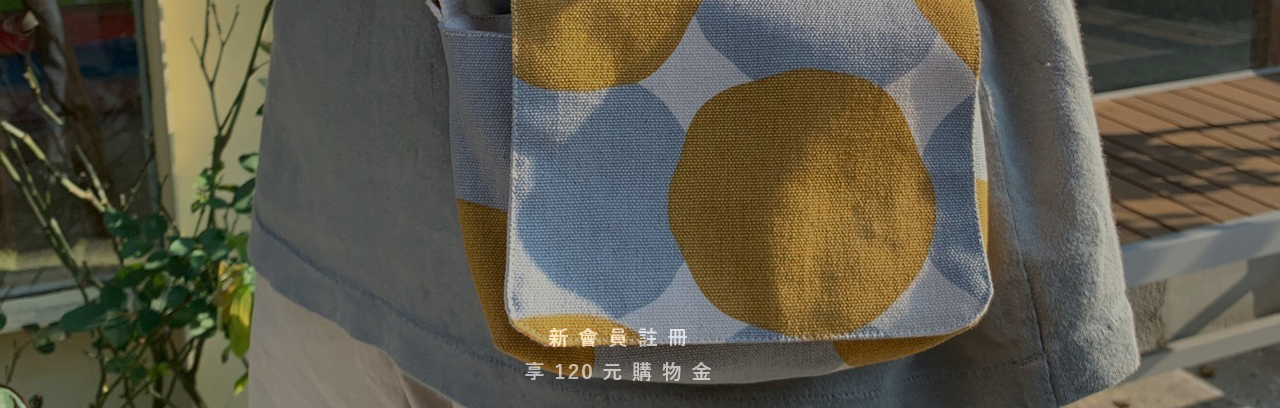
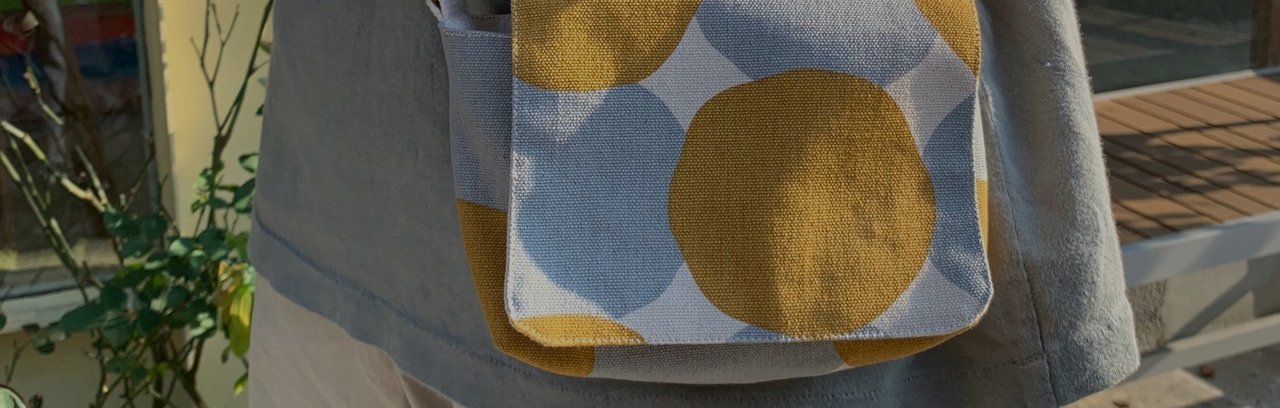
The second 1280 x 408 image is a revision of the first. Changes to its layers:
hid "新 會 員 註 冊 享 120 元 購 物 金" over (x1=525, y1=328, x2=711, y2=381)
painted on "圖層 1", unmasked it over (x1=525, y1=328, x2=711, y2=381)
